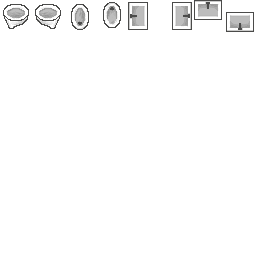
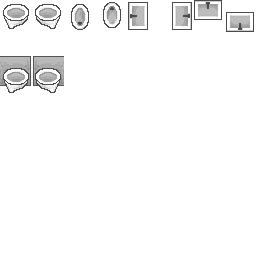
Revision of a layered 256 x 256 image; what changed, layer by layer:
added group "toilet-west-with-wall" with 9 layers in group "new" over [32, 56, 64, 93]
added layer "outline #5" in group "toilet-west-with-wall" over [35, 68, 61, 93]
added layer "hollow-shadow #9" (51%) in group "toilet-west-with-wall" over [38, 70, 58, 84]
added layer "hollow #9" in group "toilet-west-with-wall" over [39, 72, 57, 82]
added layer "base-shadow #5" in group "toilet-west-with-wall" over [36, 80, 60, 93]
added layer "white #9" in group "toilet-west-with-wall" over [35, 69, 60, 92]
added group "wall #2" with 3 layers in group "toilet-west-with-wall" over [32, 56, 64, 87]
added layer "wall-outline #1" in group "wall #2" over [33, 56, 64, 86]
added layer "wall-shadow #1" in group "wall #2" over [32, 59, 64, 87]
added layer "wall #3" in group "wall #2" over [33, 57, 64, 86]
added group "toilet-east-with-wall" with 9 layers in group "new" over [0, 56, 32, 93]
added layer "outline #4" in group "toilet-east-with-wall" over [3, 68, 29, 93]
added layer "hollow-shadow #8" (51%) in group "toilet-east-with-wall" over [6, 70, 26, 84]
added layer "hollow #8" in group "toilet-east-with-wall" over [7, 72, 25, 82]
added layer "base-shadow #4" in group "toilet-east-with-wall" over [4, 80, 28, 93]
added layer "white #8" in group "toilet-east-with-wall" over [4, 69, 29, 92]
added group "wall #1" with 3 layers in group "toilet-east-with-wall" over [0, 56, 32, 87]
added layer "wall-outline" in group "wall #1" over [0, 56, 31, 86]
added layer "wall-shadow" in group "wall #1" over [0, 59, 32, 87]
added layer "wall" in group "wall #1" over [0, 57, 31, 86]
